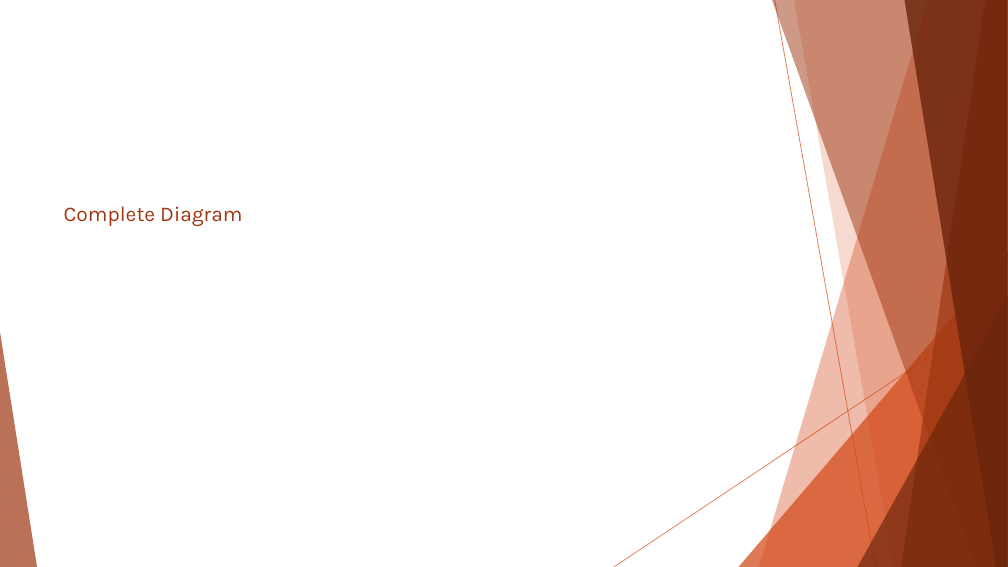
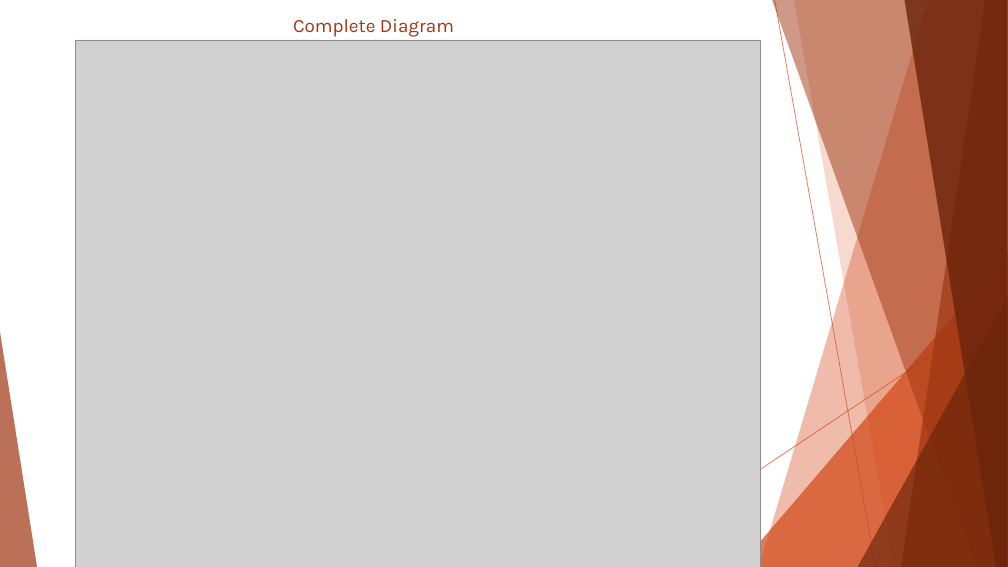
Before and after one commit to firstvenus/Database2-Marketing, a slide deck: slide 4 of database.pptx (slide 6 before the commit). Drawn at 1008x567 pixels with LibreOffice and Linux fonts; fonts in the diff are those of the drawing; grey boxes stand for pictures. Boxes give left, top, right and bottom in pixels: in the first picture for what was removed or moved away, otherwise in the second. Text is boxed around its words. In the diff, an @@ line names an element or a change of style, - is before the commit and + after.

```diff
--- a/database.pptx
+++ b/database.pptx
@@ title "Complete Diagram": place and size @@
-title "Complete Diagram" at [64,206,242,226]
+title "Complete Diagram" at [293,19,454,37]
@@ title "Complete Diagram" at [293,19,454,37]: size 20 to 18 pt @@
@@ picture added at [75,40,760,567] @@
```
Also in this commit, not shown: 1 other slide changed, 3 slides added, 3 slides removed.
